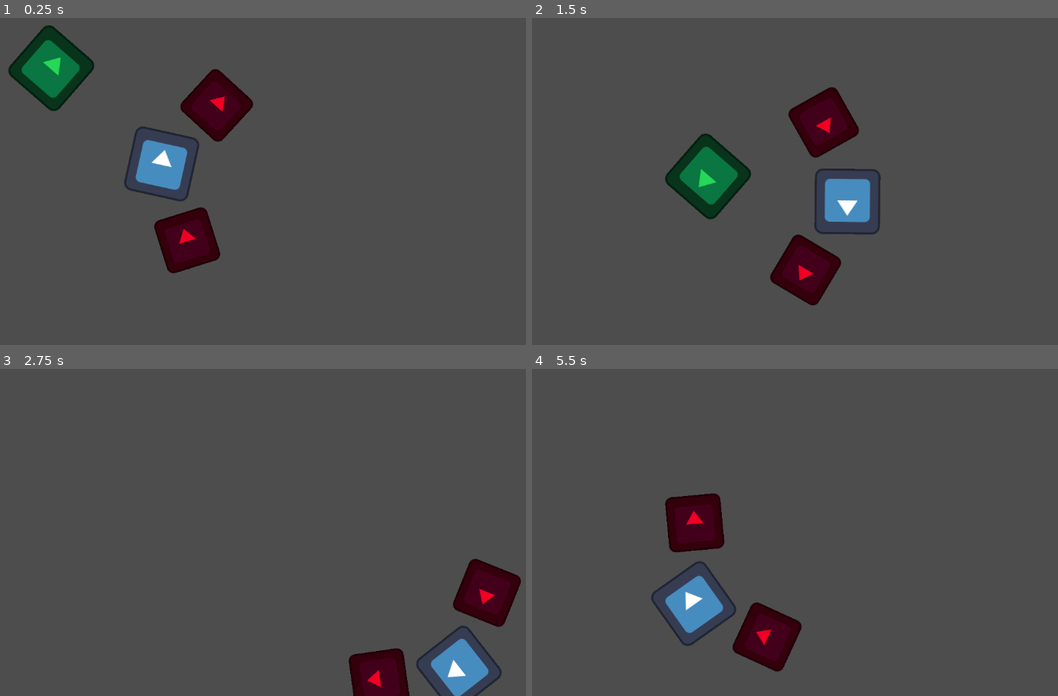
Above: before the commit, frames 1-4 (two rows, left to right).
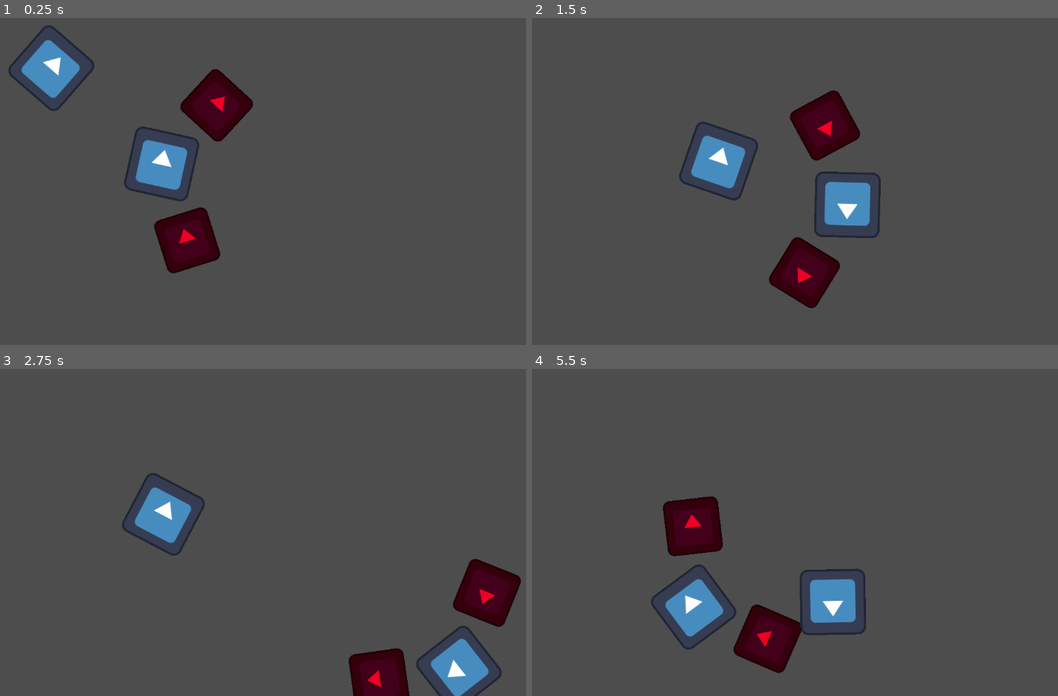
Above: after the commit, the same moments.

Repository: czarekdupa/BigMode-Game
Game: Godot game, scene res://Levels/Czarek_Test_Level.tscn
The game is run twice, just before and just after one commit, with the same random seed, the same clock (stepped at 60 frames per second) and the same inputs. The engine's default icon, where the game draws it, is replaced by a stand-in: a white triangle on a blue panel in a dark square.
Inputs (mouse positions are in pixels of both pictures, inside the frame that each line leads up to):
- Up to frame 1 (0.25 s): no input
- Up to frame 2 (1.5 s): move the mouse to (894, 161) at 0.52 s; hold D (right) 0.53-1.28 s; click (894, 161) at 0.6 s; right-click (894, 161) at 0.8 s; move the mouse to (642, 194) at 1.27 s; hold S (down) from 1.28 s (still down); right-click (642, 194) at 1.35 s
- Up to frame 3 (2.75 s): click (110, 545) at 1.55 s; move the mouse to (289, 457) at 2.02 s; release S (down) at 2.03 s; hold D (right) from 2.03 s (still down); click (289, 457) at 2.1 s; right-click (289, 457) at 2.3 s
- Up to frame 4 (5.5 s): move the mouse to (731, 597) at 2.77 s; release D (right) at 2.78 s; hold Up (up) 2.78-3.53 s; right-click (731, 597) at 2.85 s; click (731, 597) at 3.05 s; move the mouse to (942, 581) at 3.52 s; hold Left (left) 3.53-5.03 s; click (942, 581) at 3.6 s; right-click (942, 581) at 3.8 s; move the mouse to (584, 480) at 4.27 s; right-click (584, 480) at 4.35 s; click (584, 480) at 4.55 s; move the mouse to (795, 529) at 5.02 s; hold S (down) from 5.03 s (still down); click (795, 529) at 5.1 s; right-click (795, 529) at 5.3 s

The runs differ from the first frame. In frame 1, 2.4% of the frame differs, in the area x 1-18%, y 2-29%; in frame 2, 4.0%, in the area x 25-67%, y 21-89%; in frame 3, 1.5%; in frame 4, 3.0%.

Commit message:
knockback added

Diff:
--- a/project-power/Enemies/enemy.gd
+++ b/project-power/Enemies/enemy.gd
@@ -1,27 +1,35 @@
 extends CharacterBody2D
 
-@export var hp : = 3
+@export var hp : = 100
+@export var knockback_cooldown: = 0.2
 const SPEED = 300
 const JUMP_VELOCITY = -400.0
 var movement_direction : Vector2
 var can_move : bool
+var player: CharacterBody2D
 var player_global_position : Vector2
+var is_knocking: bool
+var knockback_power: float
 
 
 func _physics_process(delta: float) -> void:
-	print(can_move)
-	look_at(player_global_position)
-	if can_move:
-		velocity += transform.x * SPEED * delta
-	else:
-		velocity = Vector2(0,0)
+	if player:
+		player_global_position = player.global_position
+		look_at(player_global_position)
+
+	if is_knocking == false:
+		if can_move:
+			velocity += (player_global_position - global_position).normalized() * SPEED * delta
+		else:
+			velocity = Vector2(0,0)
 
 	move_and_slide()
 
 func _on_detection_area_body_entered(body: Node2D) -> void:
 	if body.is_in_group("player"):
 		movement_direction = (body.global_position - global_position).normalized()
-		player_global_position = body.global_position
+		player = body
+		knockback_power = player.knockback_power
 		can_move = true
 	else:
 		pass
@@ -34,10 +42,19 @@
 
 
 func _on_hitbox_area_entered(area: Area2D) -> void:
+	is_knocking = true
+	velocity = (global_position - player_global_position).normalized() * knockback_power
+	_knockback_Cooldown(knockback_cooldown)
+
 	hp -= 1
+	if hp <= 0:
+		queue_free()
 	var original_color =  get_modulate()
 	set_modulate("red")
-	await get_tree().create_timer(0.2).timeout
+	#await get_tree().create_timer(0.2).timeout
 	set_modulate(original_color)
-	if hp <= 0:
-		queue_free()
+
+func _knockback_Cooldown(time: float):
+	await get_tree().create_timer(time).timeout
+	is_knocking = false;
+	velocity = Vector2(0,0)
--- a/project-power/Enemies/enemy.tscn
+++ b/project-power/Enemies/enemy.tscn
@@ -7,7 +7,7 @@
 size = Vector2(120, 120)
 
 [sub_resource type="CircleShape2D" id="CircleShape2D_ku56n"]
-radius = 360.0
+radius = 813.553
 
 [sub_resource type="RectangleShape2D" id="RectangleShape2D_ebxik"]
 size = Vector2(122, 122)
@@ -27,7 +27,6 @@
 shape = SubResource("RectangleShape2D_gjogx")
 
 [node name="Detection Area" type="Area2D" parent="."]
-visible = false
 collision_layer = 0
 
 [node name="CollisionShape2D" type="CollisionShape2D" parent="Detection Area"]
--- a/project-power/Levels/Czarek_Test_Level.tscn
+++ b/project-power/Levels/Czarek_Test_Level.tscn
@@ -7,6 +7,9 @@
 
 [node name="Player" parent="." instance=ExtResource("1_7w5u7")]
 position = Vector2(441, 294)
+collision_mask = 1
 
 [node name="Enemy" parent="." instance=ExtResource("2_bgjuh")]
+modulate = Color(1, 1, 1, 1)
+light_mask = 1
 position = Vector2(219, 101)
--- a/project-power/Player/player.gd
+++ b/project-power/Player/player.gd
@@ -4,6 +4,7 @@
 const SPEED = 400.0
 const JUMP_VELOCITY = -400.0
 
+var knockback_power = 1000
 
 func _physics_process(delta: float) -> void:
 
@@ -20,18 +21,30 @@
 
 	if Input.is_action_just_pressed("right_click"):
 		$Right_Glove_Position/RightGlove/RG_AnimationPlayer.stop()
-		$Right_Glove_Position/RightGlove/Area2D.set_collision_layer(2)
 		$Right_Glove_Position/RightGlove/RG_AnimationPlayer.play("right_glove_anim")
+		collisionHandler(1)
 		#needs to be changed if time allows
-		await get_tree().create_timer($Right_Glove_Position/RightGlove/RG_AnimationPlayer.current_animation_length - 0.2).timeout
-		$Right_Glove_Position/RightGlove/Area2D.set_collision_layer(0)
+		#await get_tree().create_timer($Right_Glove_Position/RightGlove/RG_AnimationPlayer.current_animation_length - 0.2).timeout
+		#$Right_Glove_Position/RightGlove/Area2D.set_collision_layer(0)
 
 	if Input.is_action_just_pressed("left_click"):
 		$Left_Glove_Position/LeftGlove/LG_AnimationPlayer.stop()
-		$Left_Glove_Position/LeftGlove/Area2D.set_collision_layer(2)
 		$Left_Glove_Position/LeftGlove/LG_AnimationPlayer.play("right_glove_anim")
+		collisionHandler(2)
 		#needs to be changed if time allows
-		await get_tree().create_timer($Left_Glove_Position/LeftGlove/LG_AnimationPlayer.current_animation_length - 0.2).timeout
-		$Left_Glove_Position/LeftGlove/Area2D.set_collision_layer(0)
+		#await get_tree().create_timer($Left_Glove_Position/LeftGlove/LG_AnimationPlayer.current_animation_length - 0.2).timeout
+		#$Left_Glove_Position/LeftGlove/Area2D.set_collision_layer(0)
 
 	move_and_slide()
+
+func collisionHandler(glove: int):
+	if glove == 1:
+		await get_tree().create_timer(0.233).timeout
+		$Right_Glove_Position/RightGlove/Area2D.set_collision_layer(2)
+		await get_tree().create_timer(0.05).timeout
+		$Right_Glove_Position/RightGlove/Area2D.set_collision_layer(0)
+	else:
+		await get_tree().create_timer(0.233).timeout
+		$Left_Glove_Position/LeftGlove/Area2D.set_collision_layer(2)
+		await get_tree().create_timer(0.05).timeout
+		$Left_Glove_Position/LeftGlove/Area2D.set_collision_layer(0)
--- a/project-power/Player/player.tscn
+++ b/project-power/Player/player.tscn
@@ -64,7 +64,7 @@
 rotation = -0.523599
 scale = Vector2(0.845, 0.845)
 
-[node name="RightGlove" type="Sprite2D" parent="Right_Glove_Position"]
+[node name="RightGlove" type="Sprite2D" parent="Right_Glove_Position" groups=["glove"]]
 script = ExtResource("3_2k27e")
 
 [node name="Sprite2D" type="Sprite2D" parent="Right_Glove_Position/RightGlove"]
@@ -87,7 +87,7 @@
 rotation = 0.523599
 scale = Vector2(0.845, 0.845)
 
-[node name="LeftGlove" type="Sprite2D" parent="Left_Glove_Position"]
+[node name="LeftGlove" type="Sprite2D" parent="Left_Glove_Position" groups=["glove"]]
 script = ExtResource("3_2k27e")
 
 [node name="Sprite2D" type="Sprite2D" parent="Left_Glove_Position/LeftGlove"]
